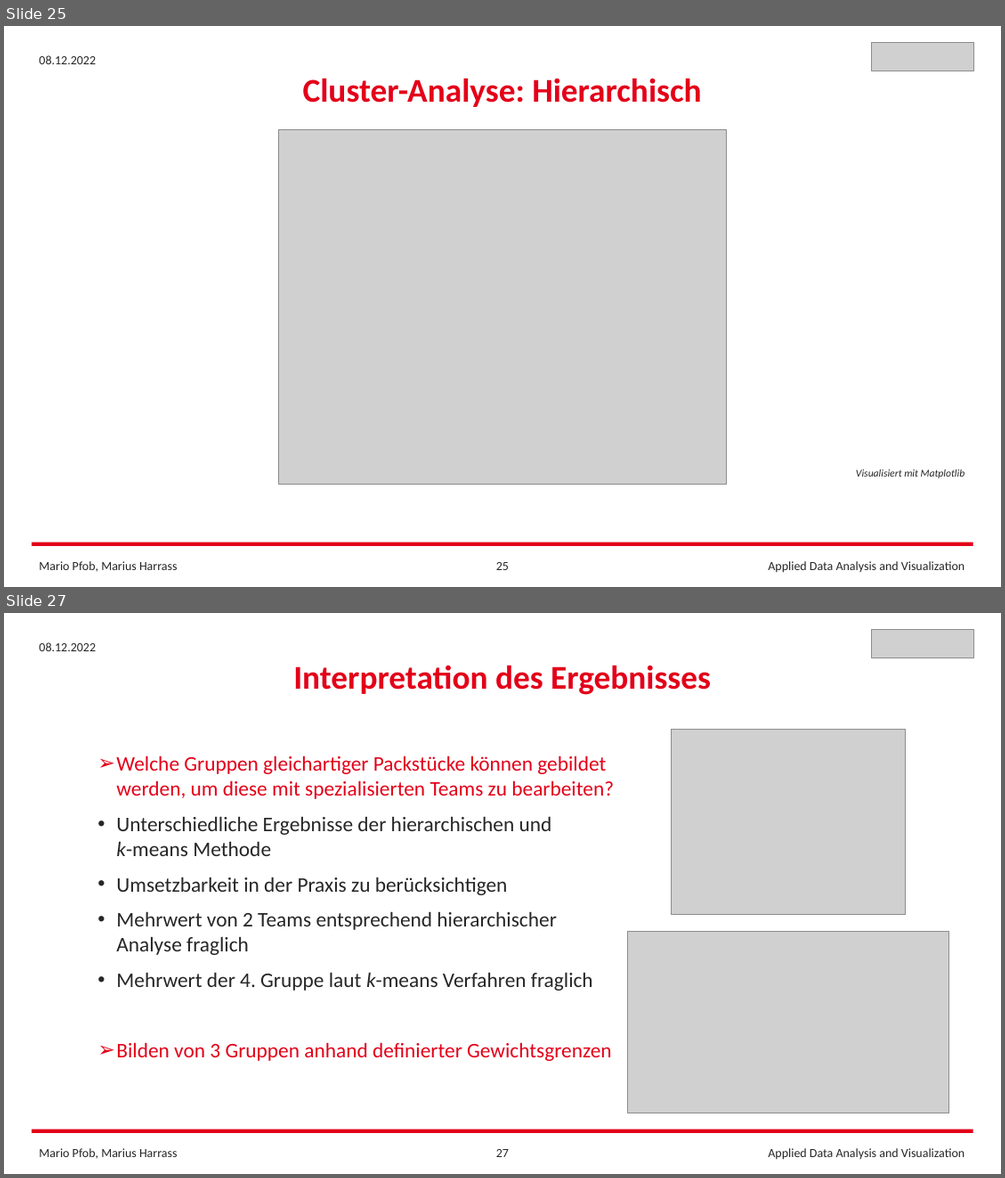
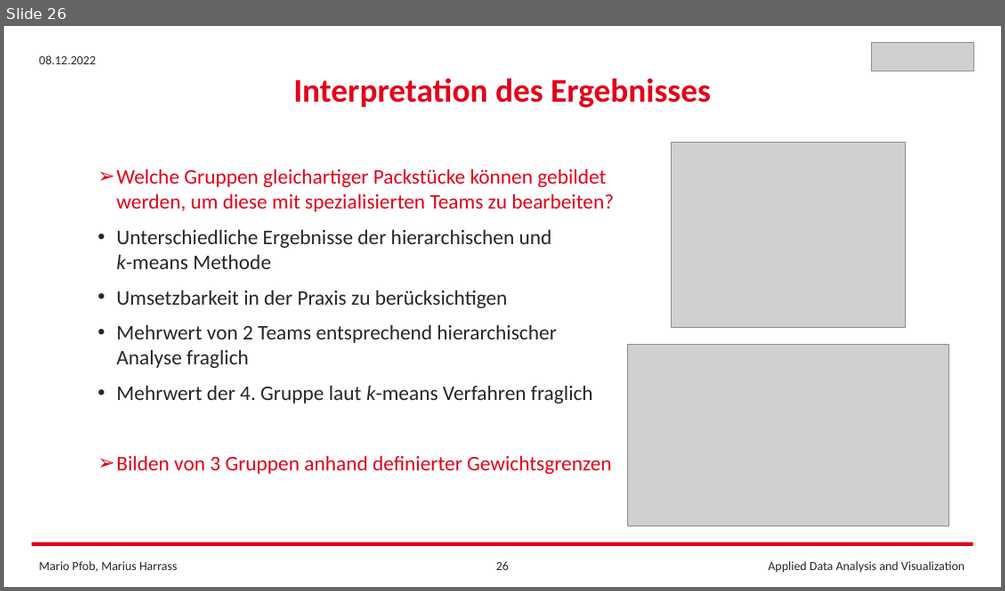
Before and after one commit to FrankCastlepancakes/ClusteringScikitLearn, a slide deck: Clustering_Scikit_Learn.pptx. Shown one above the other, each under a label of ours: slides 25 and 27 before the commit, slide 26 after it; the slides between them are not shown. The pictures are 1005x1178 and 1005x591 pixels, drawn with LibreOffice and Linux fonts; fonts in the diff are those of the drawing; grey boxes stand for pictures. Boxes give left, top, right and bottom in pixels: in the first picture for what was removed or moved away, otherwise in the second. Text is boxed around its words. In the diff, an @@ line names an element or a change of style, - is before the commit and + after.

```diff
--- a/Clustering_Scikit_Learn.pptx
+++ b/Clustering_Scikit_Learn.pptx
@@ slide 25 removed at (4,26,1001,587), background #FFFFFF @@
@@ picture removed at (872,42,974,70) @@
@@ text removed at (39,55,96,64) @@
-08.12.2022
@@ text removed at (303,78,701,107) @@
-Cluster-Analyse: Hierarchisch
@@ picture removed at (278,129,727,483) @@
@@ text removed at (856,469,965,478) @@
-Visualisiert mit Matplotlib
@@ rectangle removed at (32,542,973,546) @@
@@ text removed at (39,561,177,572) @@
-Mario Pfob, Marius Harrass
@@ page number removed at (496,562,509,570) @@
-25
@@ text removed at (768,561,964,572) @@
-Applied Data Analysis and Visualization
@@ what was slide 27 is now slide 26 @@
@@ page number at (496,561,509,570): text changed @@
-27
+26
```
Also in this commit, not shown: 4 slides changed, 2 other files.
